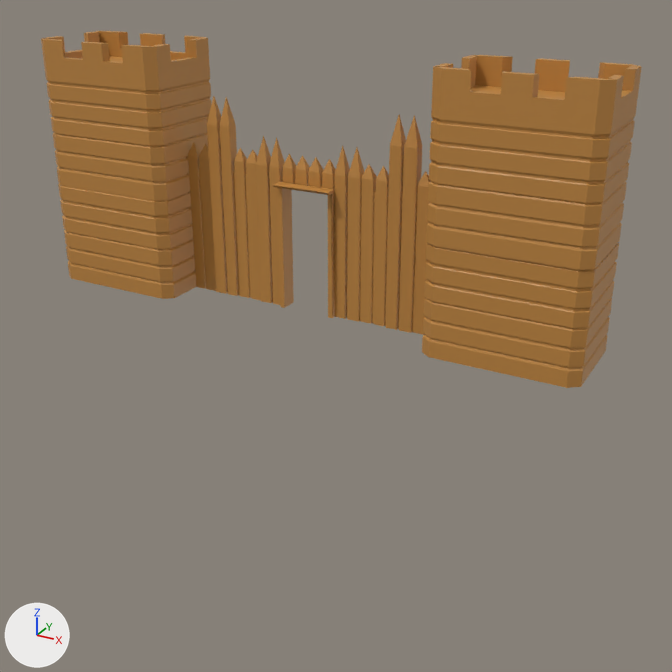
The FBX model Assets/ART/Models/Wall1.fbx, before and after one commit.
Both versions are drawn from a 50 mm camera at (13.8, -21.7, 18.1) aimed at (1.2, 1.1, 6.7). The axes (+X, +Y, +Z) are drawn at lower left. The lights are the same throughout. Both versions are drawn at frame 1 of the action 'Wall1|Cube.010|Cube.010|CubeAction.003'; the numbers are the values there.

Names of what the first picture shows: 'Wall1'.
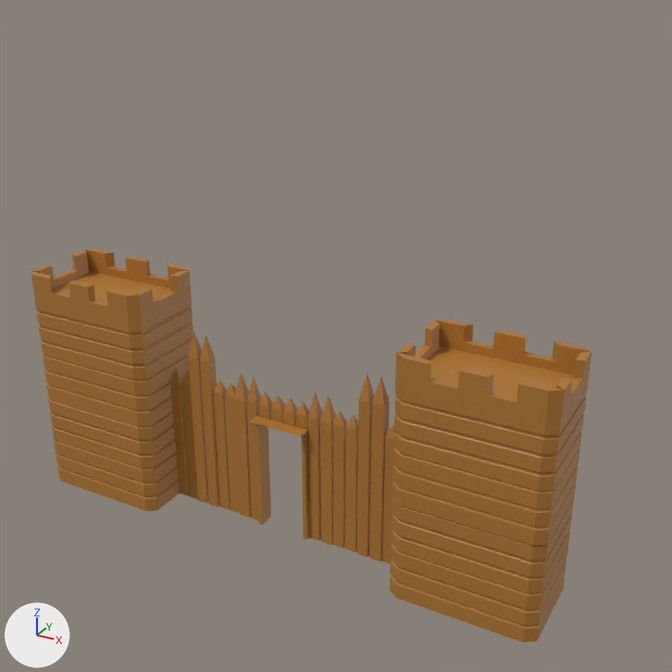
Diff of the bpy script that builds the scene:
```diff
--- a/Assets/ART/Models/Wall1.fbx.py
+++ b/Assets/ART/Models/Wall1.fbx.py
@@ ob_wall1 @@
 ob_wall1 = bpy.data.objects.new('Wall1', me_cube_016)
-ob_wall1.location = (0.01, 1.68, 7.14)
+ob_wall1.location = (0.0, 0.0, 0.0)
 ob_wall1.rotation_euler = (1.571, 0.0, 3.142)  # degrees (90, 0, 180)
```

Changed parts and their boxes [x1, y1, x2, y2] in the pictures (672 x 672 px):
'Wall1', moved: before [41, 31, 642, 388]; after [31, 249, 592, 642]
